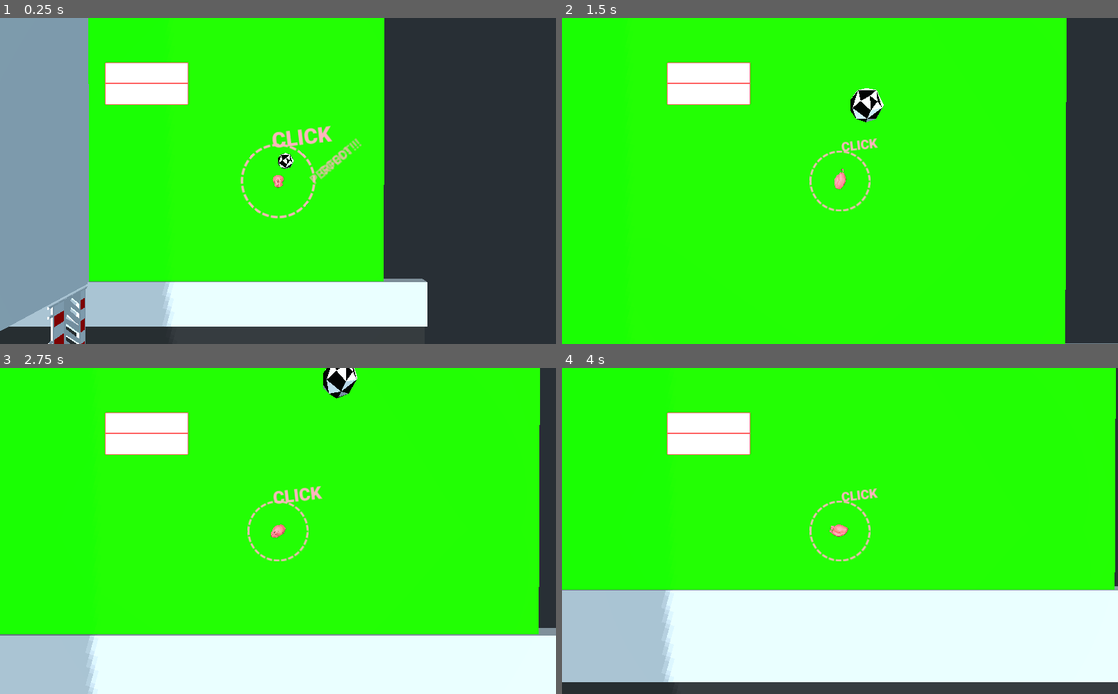
Above: before the commit, frames 1-4 (two rows, left to right).
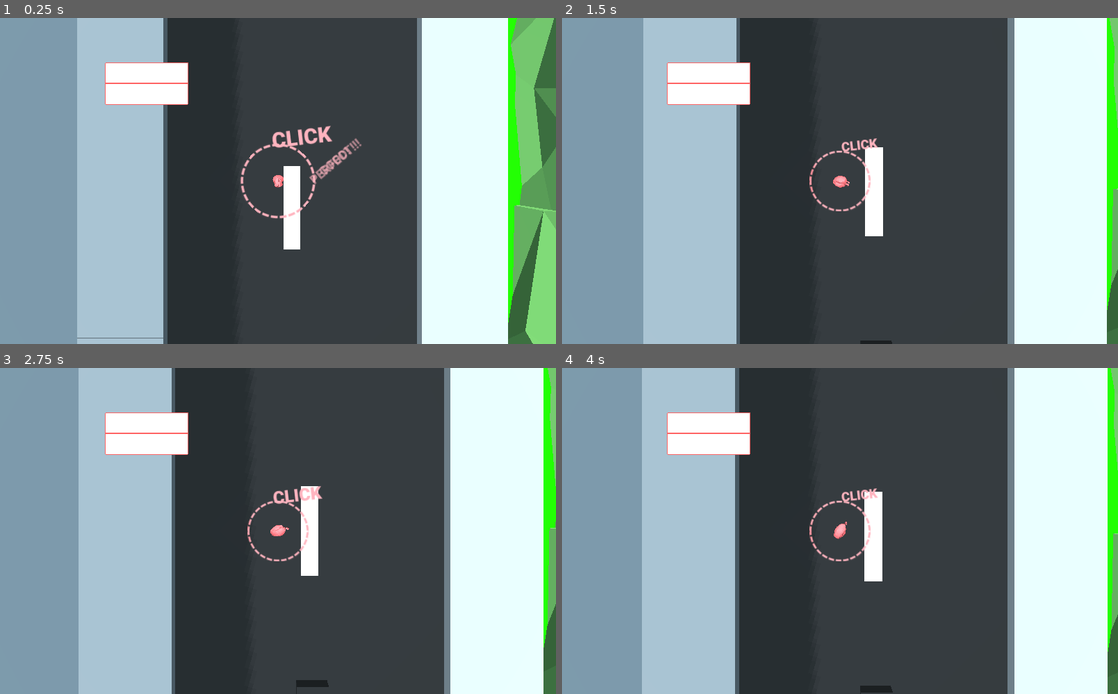
Above: after the commit, the same moments.

Repository: CaptainProton42/ldjam46
Game: Godot game, scene res://Level1.tscn
The game is run twice, just before and just after one commit, with the same random seed, the same clock (stepped at 60 frames per second) and the same inputs. This scene is started directly instead of the project's main scene.
Inputs (mouse positions are in pixels of both pictures, inside the frame that each line leads up to):
- Up to frame 1 (0.25 s): no input
- Up to frame 2 (1.5 s): tap Space (restart) at 0.5, 1.25 s; move the mouse to (962, 164) at 0.52 s; press the mouse at (962, 164) at 0.53 s; hold W (forward) 0.53-1.28 s; move the mouse to (728, 197) at 1.27 s; release the mouse at (728, 197) at 1.28 s; click (728, 197) at 1.35 s
- Up to frame 3 (2.75 s): tap Space (restart) at 2 s; move the mouse to (333, 459) at 2.02 s; press the mouse at (333, 459) at 2.03 s; hold W (forward) from 2.03 s (still down)
- Up to frame 4 (4 s): tap Space (restart) at 2.75, 3.5 s; move the mouse to (812, 596) at 2.77 s; release the mouse at (812, 596) at 2.78 s; click (812, 596) at 2.85 s; move the mouse to (1006, 579) at 3.52 s; release W (forward) at 3.53 s; press the mouse at (1006, 579) at 3.53 s

The runs differ from the first frame. In frame 1, 76% of the frame differs, in the area x 0-100%, y 0-100%; in frame 2, 98%; in frame 3, 94%; in frame 4, 90%.

Commit message:
updated level & added goal

Diff:
--- a/Level1.tscn
+++ b/Level1.tscn
@@ -31,6 +31,8 @@
 [ext_resource path="res://objects/PaperBall2.tscn" type="PackedScene" id=29]
 [ext_resource path="res://objects/PaperBall1.tscn" type="PackedScene" id=30]
 [ext_resource path="res://objects/BallThrower.tscn" type="PackedScene" id=31]
+[ext_resource path="res://GoalBox.tscn" type="PackedScene" id=32]
+[ext_resource path="res://objects/Pot.tscn" type="PackedScene" id=33]
 
 [sub_resource type="CubeMesh" id=1]
 
@@ -85,9 +87,18 @@
 environment = ExtResource( 6 )
 
 [node name="Heart" parent="." instance=ExtResource( 2 )]
-transform = Transform( 1, 0, 0, 0, 1, 0, 0, 0, 1, 32.1857, 6.03631, -9.60929 )
+transform = Transform( 1, 0, 0, 0, 1, 0, 0, 0, 1, -56.3409, 0.844054, 73.3573 )
 
 [node name="FlexibleCamera" parent="." instance=ExtResource( 5 )]
+
+[node name="GoalBox" parent="." instance=ExtResource( 32 )]
+transform = Transform( -1.62921e-07, 0, -1, 0, 1, 0, 1, 0, -1.62921e-07, 39.966, 0.485511, -0.08 )
+
+[node name="Arrow" parent="GoalBox" instance=ExtResource( 18 )]
+transform = Transform( 1, 0, 0, 0, 1, 0, 0, 0, 1, 1.77444, 0.266522, 0.760723 )
+
+[node name="Arrow2" parent="GoalBox" instance=ExtResource( 18 )]
+transform = Transform( -1, 0, -3.25841e-07, 0, 1, 0, 3.25841e-07, 0, -1, -1.71587, 0.266522, 1.50196 )
 
 [node name="HelpCircle" parent="." instance=ExtResource( 4 )]
 transform = Transform( 1.00197, 0, 0, 0, 1.00197, 0, 0, 0, 1.00197, 0, 0, 0 )
@@ -158,7 +169,7 @@
 transform = Transform( 1, 0, 0, 0, 1, 0, 0, 0, 1, 27.3339, 11.1495, 17.7714 )
 
 [node name="CollisionShape" type="CollisionShape" parent="Building3"]
-transform = Transform( 13, 0, 0, 0, 13, 0, 0, 0, 13, 0, 0, 0 )
+transform = Transform( 7, 0, 0, 0, 13, 0, 0, 0, 13, -6.2153, 0, 0 )
 shape = SubResource( 3 )
 
 [node name="MeshInstance" type="MeshInstance" parent="Building3"]
@@ -471,6 +482,12 @@
 [node name="Street28" parent="Street" instance=ExtResource( 1 )]
 transform = Transform( 1, 0, 0, 0, 1, 0, 0, 0, 1, 36, 0, 0 )
 
+[node name="Street29" parent="Street" instance=ExtResource( 1 )]
+transform = Transform( 1, 0, 0, 0, 1, 0, 0, 0, 1, 42, 0, 0 )
+
+[node name="Street30" parent="Street" instance=ExtResource( 1 )]
+transform = Transform( 1, 0, 0, 0, 1, 0, 0, 0, 1, 48, 0, 0 )
+
 [node name="StreetEdge" parent="Street" instance=ExtResource( 21 )]
 transform = Transform( -1.62921e-07, 0, 1, 0, 1, 0, -1, 0, -1.62921e-07, -56, 0, 0 )
 
@@ -583,6 +600,15 @@
 
 [node name="Jumppad" parent="." instance=ExtResource( 16 )]
 transform = Transform( -1, 0, -3.89414e-07, 0, 1, 0, 3.89414e-07, 0, -1, 21.3759, 0.142151, -0.00768745 )
+forceHeart = 11.0
+
+[node name="Jumppad5" parent="." instance=ExtResource( 16 )]
+transform = Transform( -1, 0, -3.89414e-07, 0, 1, 0, 3.89414e-07, 0, -1, 22.471, 0.142151, 1.65985 )
+forceHeart = 11.0
+
+[node name="Jumppad4" parent="." instance=ExtResource( 16 )]
+transform = Transform( -1, 0, -3.89414e-07, 0, 1, 0, 3.89414e-07, 0, -1, 22.7349, 0.142151, -1.27159 )
+forceHeart = 11.0
 
 [node name="TrashCan" parent="." instance=ExtResource( 15 )]
 transform = Transform( 1, 0, 0, 0, 1, 0, 0, 0, 1, 12.6406, 0.664369, 5.94822 )
@@ -855,10 +881,157 @@
 transform = Transform( 1, 0, 0, 0, 1, 0, 0, 0, 1, -12.2833, 1.61107, 3.91262 )
 
 [node name="Gras5" parent="." instance=ExtResource( 12 )]
-transform = Transform( 1, 0, 0, 0, 0.999993, -0.00382226, 0, 0.00382226, 0.999993, 29.037, 0.1, -12.9797 )
+transform = Transform( 1, 0, 0, 0, 0.999993, -0.00382226, 0, 0.00382226, 0.999993, 29.037, 0.176963, -12.9797 )
+
+[node name="Gras7" parent="." instance=ExtResource( 12 )]
+transform = Transform( 1, 0, 0, 0, 0.999993, -0.00382226, 0, 0.00382226, 0.999993, 43.0323, 0.176963, -12.9555 )
 
 [node name="Gras6" parent="." instance=ExtResource( 12 )]
-transform = Transform( 1, 0, 0, 0, 0.999993, -0.00382226, 0, 0.00382226, 0.999993, 30.9468, 0.1, 12.7341 )
+transform = Transform( 1, 0, 0, 0, 0.999993, -0.00382226, 0, 0.00382226, 0.999993, 34.7098, 0.1, 12.7341 )
+
+[node name="Pot" parent="." instance=ExtResource( 33 )]
+transform = Transform( 1, 0, 0, 0, 0.999993, -0.00382226, 0, 0.00382226, 0.999993, -45.1659, 0.891393, 10.5172 )
+
+[node name="Gras8" parent="." instance=ExtResource( 12 )]
+transform = Transform( 1, 0, 0, 0, 0.999993, -0.00382226, 0, 0.00382226, 0.999993, 42.914, 0.1, 12.7341 )
 
 [node name="BallThrower" parent="." instance=ExtResource( 31 )]
-transform = Transform( 1, 0, 0, 0, 1, 0, 0, 0, 1, 32.513, 0.9, -10.479 )
+transform = Transform( 1.5, 0, 0, 0, 1.5, 0, 0, 0, 1.5, 32.513, 0.699589, -12.4717 )
+countdown = 3
+
+[node name="Car2" parent="." instance=ExtResource( 13 )]
+transform = Transform( -1, 0, -3.25841e-07, 0, 1, 0, 3.25841e-07, 0, -1, 47.7691, 1.38492, 0.390123 )
+
+[node name="BoxEnd" type="Spatial" parent="."]
+transform = Transform( 1, 0, 0, 0, 1, 0, 0, 0, 1, 49.6033, 1.21914, -6.09337 )
+
+[node name="Box6" parent="BoxEnd" instance=ExtResource( 10 )]
+transform = Transform( 1, 0, 0, 0, 1, 0, 0, 0, 1, 0.415859, 2.11036, 2.10499 )
+
+[node name="Box20" parent="BoxEnd" instance=ExtResource( 10 )]
+transform = Transform( 1, 0, 0, 0, 1, 0, 0, 0, 1, 0.395504, 4.17637, 2.10499 )
+
+[node name="Box8" parent="BoxEnd" instance=ExtResource( 10 )]
+
+[node name="Box27" parent="BoxEnd" instance=ExtResource( 10 )]
+transform = Transform( 1, 0, 0, 0, 1, 0, 0, 0, 1, 0, 2.04949, 0 )
+
+[node name="Box7" parent="BoxEnd" instance=ExtResource( 10 )]
+transform = Transform( 1, 0, 0, 0, 1, 0, 0, 0, 1, 0, 0, 12.196 )
+
+[node name="Box24" parent="BoxEnd" instance=ExtResource( 10 )]
+transform = Transform( 1, 0, 0, 0, 1, 0, 0, 0, 1, 0, 2.08192, 12.196 )
+
+[node name="Box9" parent="BoxEnd" instance=ExtResource( 10 )]
+transform = Transform( 1, 0, 0, 0, 1, 0, 0, 0, 1, 0.314781, 0, 14.2177 )
+
+[node name="Box28" parent="BoxEnd" instance=ExtResource( 10 )]
+transform = Transform( 1, 0, 0, 0, 1, 0, 0, 0, 1, 0.314781, 2.06913, 14.2304 )
+
+[node name="Box3" parent="BoxEnd" instance=ExtResource( 10 )]
+transform = Transform( 1, 0, 0, 0, 1, 0, 0, 0, 1, 0, 0.0175064, 10.0786 )
+
+[node name="Box10" parent="BoxEnd" instance=ExtResource( 10 )]
+transform = Transform( 1, 0, 0, 0, 1, 0, 0, 0, 1, 2.3597, 0.0175064, 10.0352 )
+
+[node name="Box14" parent="BoxEnd" instance=ExtResource( 10 )]
+transform = Transform( 1, 0, 0, 0, 1, 0, 0, 0, 1, 2.3597, 0.0175064, 7.80068 )
+
+[node name="Box16" parent="BoxEnd" instance=ExtResource( 10 )]
+transform = Transform( 1, 0, 0, 0, 1, 0, 0, 0, 1, 2.3597, 0.0175064, 5.64974 )
+
+[node name="Box18" parent="BoxEnd" instance=ExtResource( 10 )]
+transform = Transform( 1, 0, 0, 0, 1, 0, 0, 0, 1, 2.3597, 0.0175064, 3.51681 )
+
+[node name="Box13" parent="BoxEnd" instance=ExtResource( 10 )]
+transform = Transform( 1, 0, 0, 0, 1, 0, 0, 0, 1, 2.3597, 2.1275, 9.96663 )
+
+[node name="Box25" parent="BoxEnd" instance=ExtResource( 10 )]
+transform = Transform( 1, 0, 0, 0, 1, 0, 0, 0, 1, 2.3597, 4.17848, 9.96663 )
+
+[node name="Box15" parent="BoxEnd" instance=ExtResource( 10 )]
+transform = Transform( 1, 0, 0, 0, 1, 0, 0, 0, 1, 2.3597, 2.1275, 7.82974 )
+
+[node name="Box23" parent="BoxEnd" instance=ExtResource( 10 )]
+transform = Transform( 1, 0, 0, 0, 1, 0, 0, 0, 1, 2.3597, 4.15757, 7.82974 )
+
+[node name="Box17" parent="BoxEnd" instance=ExtResource( 10 )]
+transform = Transform( 1, 0, 0, 0, 1, 0, 0, 0, 1, 2.3597, 2.06303, 5.62004 )
+
+[node name="Box22" parent="BoxEnd" instance=ExtResource( 10 )]
+transform = Transform( 1, 0, 0, 0, 1, 0, 0, 0, 1, 2.3597, 4.09945, 5.62004 )
+
+[node name="Box19" parent="BoxEnd" instance=ExtResource( 10 )]
+transform = Transform( 1, 0, 0, 0, 1, 0, 0, 0, 1, 2.3597, 2.1275, 3.46787 )
+
+[node name="Box21" parent="BoxEnd" instance=ExtResource( 10 )]
+transform = Transform( 1, 0, 0, 0, 1, 0, 0, 0, 1, 2.3597, 4.1908, 3.46787 )
+
+[node name="Box11" parent="BoxEnd" instance=ExtResource( 10 )]
+transform = Transform( 1, 0, 0, 0, 1, 0, 0, 0, 1, 2.27488, 2.08936, 12.1472 )
+
+[node name="Box12" parent="BoxEnd" instance=ExtResource( 10 )]
+transform = Transform( 1, 0, 0, 0, 1, 0, 0, 0, 1, 2.27488, -0.00573814, 12.2831 )
+
+[node name="Box4" parent="BoxEnd" instance=ExtResource( 10 )]
+transform = Transform( 1, 0, 0, 0, 1, 0, 0, 0, 1, 0, 2.05962, 10.0786 )
+
+[node name="Box26" parent="BoxEnd" instance=ExtResource( 10 )]
+transform = Transform( 1, 0, 0, 0, 1, 0, 0, 0, 1, 0, 4.14091, 10.0786 )
+
+[node name="Box5" parent="BoxEnd" instance=ExtResource( 10 )]
+transform = Transform( 1, 0, 0, 0, 1, 0, 0, 0, 1, 0.349083, 0.0269037, 2.10499 )
+
+[node name="HedgeEnd" type="Spatial" parent="."]
+transform = Transform( 1, 0, 0, 0, 1, 0, 0, 0, 1, 47.6856, 1.32361, -0.390995 )
+
+[node name="Hedge2" parent="HedgeEnd" instance=ExtResource( 17 )]
+transform = Transform( 0.576917, 0, 0.816803, 0, 1, 0, -0.816803, 0, 0.576917, -0.442627, -0.25216, 9.7483 )
+
+[node name="Hedge9" parent="HedgeEnd" instance=ExtResource( 17 )]
+transform = Transform( -0.586288, 0, 0.810103, 0, 1, 0, -0.810103, 0, -0.586288, 0.10931, 0.0887885, -9.21238 )
+
+[node name="Hedge10" parent="HedgeEnd" instance=ExtResource( 17 )]
+transform = Transform( 0.564981, 0, -0.825104, 0, 1, 0, 0.825104, 0, 0.564981, -2.417, 0.0887885, -12.3226 )
+
+[node name="Hedge11" parent="HedgeEnd" instance=ExtResource( 17 )]
+transform = Transform( -1.62921e-07, 0, -1, 0, 1, 0, 1, 0, -1.62921e-07, -4.08657, 0.0887885, -16.0021 )
+
+[node name="Hedge12" parent="HedgeEnd" instance=ExtResource( 17 )]
+transform = Transform( -1, 0, -3.25841e-07, 0, 1, 0, 3.25841e-07, 0, -1, -6.74168, 0.0887885, -18.0937 )
+
+[node name="Hedge13" parent="HedgeEnd" instance=ExtResource( 17 )]
+transform = Transform( 1, 0, 0, 0, 1, 0, 0, 0, 1, -10.861, 0.0887885, -17.8603 )
+
+[node name="Hedge14" parent="HedgeEnd" instance=ExtResource( 17 )]
+transform = Transform( -1, 0, -3.25841e-07, 0, 1, 0, 3.25841e-07, 0, -1, -15.1689, 0.0887885, -18.0937 )
+
+[node name="Hedge15" parent="HedgeEnd" instance=ExtResource( 17 )]
+transform = Transform( 1, 0, 0, 0, 1, 0, 0, 0, 1, -19.0155, 0.0887885, -17.5912 )
+
+[node name="Hedge16" parent="HedgeEnd" instance=ExtResource( 17 )]
+transform = Transform( -1, 0, -3.25841e-07, 0, 1, 0, 3.25841e-07, 0, -1, -23.8377, 0.0887885, -18.0937 )
+
+[node name="Hedge3" parent="HedgeEnd" instance=ExtResource( 17 )]
+transform = Transform( -1.62921e-07, 0, -1, 0, 1, 0, 1, 0, -1.62921e-07, -2.27245, -0.25216, 13.951 )
+
+[node name="Hedge4" parent="HedgeEnd" instance=ExtResource( 17 )]
+transform = Transform( -1.62921e-07, 0, 1, 0, 1, 0, -1, 0, -1.62921e-07, -1.97541, -0.25216, 17.397 )
+
+[node name="Hedge5" parent="HedgeEnd" instance=ExtResource( 17 )]
+transform = Transform( 1, 0, 0, 0, 1, 0, 0, 0, 1, -4.57299, -0.25216, 19.4066 )
+
+[node name="Hedge6" parent="HedgeEnd" instance=ExtResource( 17 )]
+transform = Transform( -1, 0, -3.25841e-07, 0, 1, 0, 3.25841e-07, 0, -1, -9.35805, -0.25216, 18.9822 )
+
+[node name="Hedge7" parent="HedgeEnd" instance=ExtResource( 17 )]
+transform = Transform( 1, 0, 0, 0, 1, 0, 0, 0, 1, -13.2681, -0.25216, 19.3901 )
+
+[node name="Hedge8" parent="HedgeEnd" instance=ExtResource( 17 )]
+transform = Transform( -1, 0, -3.25841e-07, 0, 1, 0, 3.25841e-07, 0, -1, -17.8019, -0.25216, 18.9822 )
+
+[node name="Car" parent="." instance=ExtResource( 14 )]
+transform = Transform( 1, 0, 0, 0, 1, 0, 0, 0, 1, 47.6856, 1.32361, -0.390995 )
+
+[node name="Box3" parent="." instance=ExtResource( 10 )]
+transform = Transform( 1, 0, 0, 0, 1, 0, 0, 0, 1, -45.203, 1.08665, 8.70902 )
--- /dev/null
+++ b/materials/pot.tres
@@ -0,0 +1,4 @@
+[gd_resource type="SpatialMaterial" format=2]
+
+[resource]
+albedo_color = Color( 1, 0.560784, 0.513726, 1 )
--- a/objects/BallThrower.tscn
+++ b/objects/BallThrower.tscn
@@ -12,6 +12,8 @@
 script = ExtResource( 3 )
 
 [node name="Ball" type="RigidBody" parent="."]
+contacts_reported = 2
+contact_monitor = true
 
 [node name="CollisionShape" type="CollisionShape" parent="Ball"]
 shape = SubResource( 1 )
@@ -20,3 +22,4 @@
 mesh = ExtResource( 4 )
 material/0 = ExtResource( 2 )
 material/1 = ExtResource( 1 )
+[connection signal="body_entered" from="Ball" to="." method="_on_Ball_body_entered"]
--- a/objects/JumpPad.tscn
+++ b/objects/JumpPad.tscn
@@ -9,8 +9,8 @@
 data = PoolVector3Array( 0.4016, -0.114, -0.2319, 0.4008, -0.0985, -0.0608, 0.4597, -0.1143, 0.0605, 0.5159, -0.0572, - …(23047 unchanged characters)…
 
 [sub_resource type="CylinderShape" id=2]
-radius = 0.15
-height = 0.186806
+radius = 0.115905
+height = 0.0715062
 
 [sub_resource type="CylinderShape" id=3]
 radius = 0.2
@@ -33,14 +33,16 @@
 }
 
 [node name="TriggerArea" type="Area" parent="."]
-transform = Transform( 1.78037, 0, 0.00013025, 0, 0.999999, 0, 0.000130254, 0, 1.85976, 0, -0.186353, 0 )
+transform = Transform( 1.78037, 0, 0.00013025, 0, 0.999999, 0, 0.000130254, 0, 1.85976, 0, -0.246446, 0 )
+input_ray_pickable = false
 
 [node name="CollisionShape" type="CollisionShape" parent="TriggerArea"]
-transform = Transform( 1.94027, 0, 9.31323e-10, 0, 1.5855, 0, -1.86265e-09, 0, 1.94027, -8.10623e-06, 0.333485, -0.000614882 )
+transform = Transform( 1.94027, 0, 1.16415e-09, 0, 1.5855, 0, -1.86265e-09, 0, 1.94027, -8.10623e-06, 0.327901, -0.000614882 )
 shape = SubResource( 2 )
 
 [node name="ThrowArea" type="Area" parent="."]
 transform = Transform( 1.78037, 0, 0.00013025, 0, 0.999999, 0, 0.000130254, 0, 1.85976, 0, -0.0559341, 0 )
+input_ray_pickable = false
 
 [node name="CollisionShape" type="CollisionShape" parent="ThrowArea"]
 transform = Transform( 1.4576, 0, 6.98492e-10, 0, 2.44575, 0, -1.16415e-09, 0, 1.4576, 0.000218868, 0.723841, -0.00193167 )
--- /dev/null
+++ b/objects/Pot.tscn
@@ -0,0 +1,18 @@
+[gd_scene load_steps=4 format=2]
+
+[ext_resource path="res://materials/pot.tres" type="Material" id=1]
+[ext_resource path="res://meshes/Pot.obj" type="ArrayMesh" id=2]
+
+[sub_resource type="CylinderShape" id=1]
+
+[node name="Pot" type="Spatial"]
+
+[node name="StaticBody" type="StaticBody" parent="."]
+transform = Transform( 0.5, 0, 0, 0, 0.5, 0, 0, 0, 0.5, 0, 0, 0 )
+
+[node name="CollisionShape" type="CollisionShape" parent="StaticBody"]
+shape = SubResource( 1 )
+
+[node name="Pot" type="MeshInstance" parent="StaticBody"]
+mesh = ExtResource( 2 )
+material/0 = ExtResource( 1 )
--- a/scripts/BallThrower.gd
+++ b/scripts/BallThrower.gd
@@ -24,6 +24,11 @@
 		#respawn
 		elapsed = 0
 		ball.translation = start_pos
-		ball.apply_impulse(Vector3(0.0, 0.0, 0.0), direction * 30)
+		ball.apply_impulse(Vector3(0.0, 0.0, 0.0), direction * 20)
 
 	elapsed += delta
+
+
+func _on_Ball_body_entered(body):
+	if body.get_name() == "Heart":
+		body.kill()
Not shown: 1 places in Level1.tscn that only renumber resources
Not shown, added: meshes/Pot.obj
Not shown, added: meshes/Pot.obj.import
